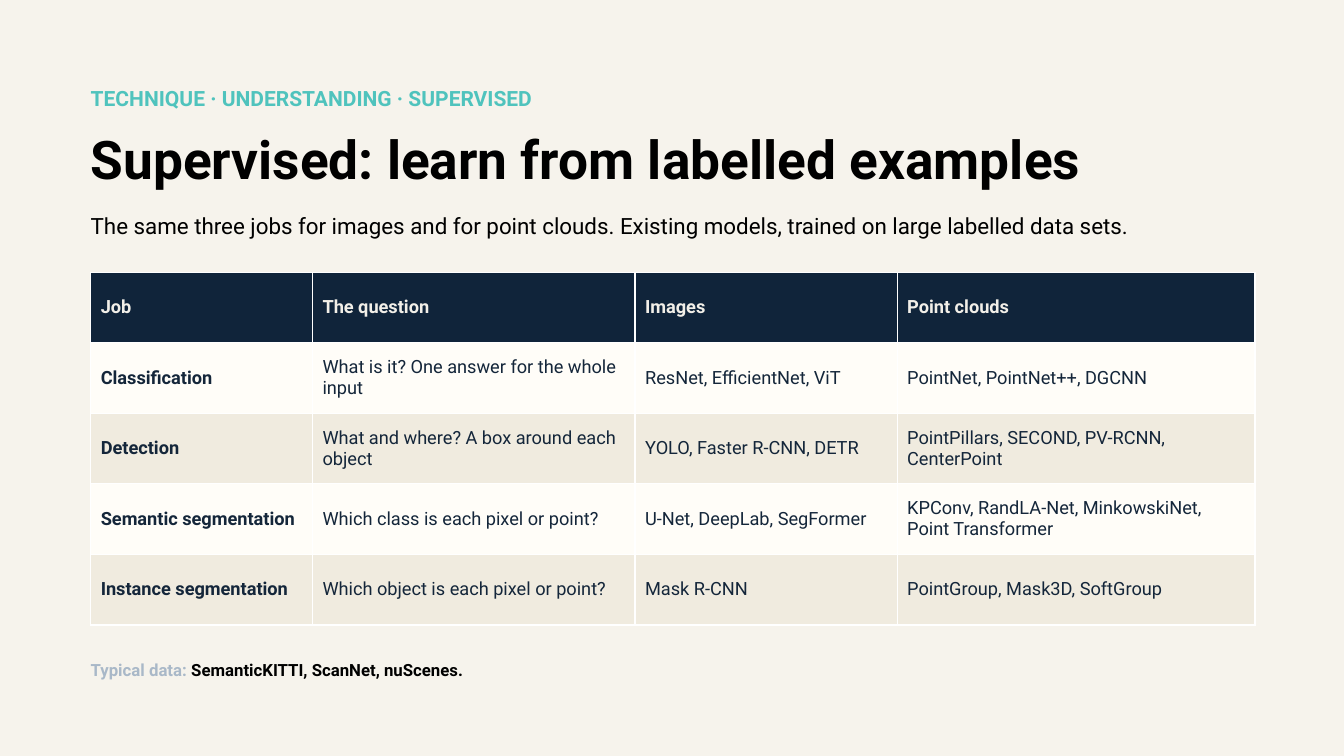
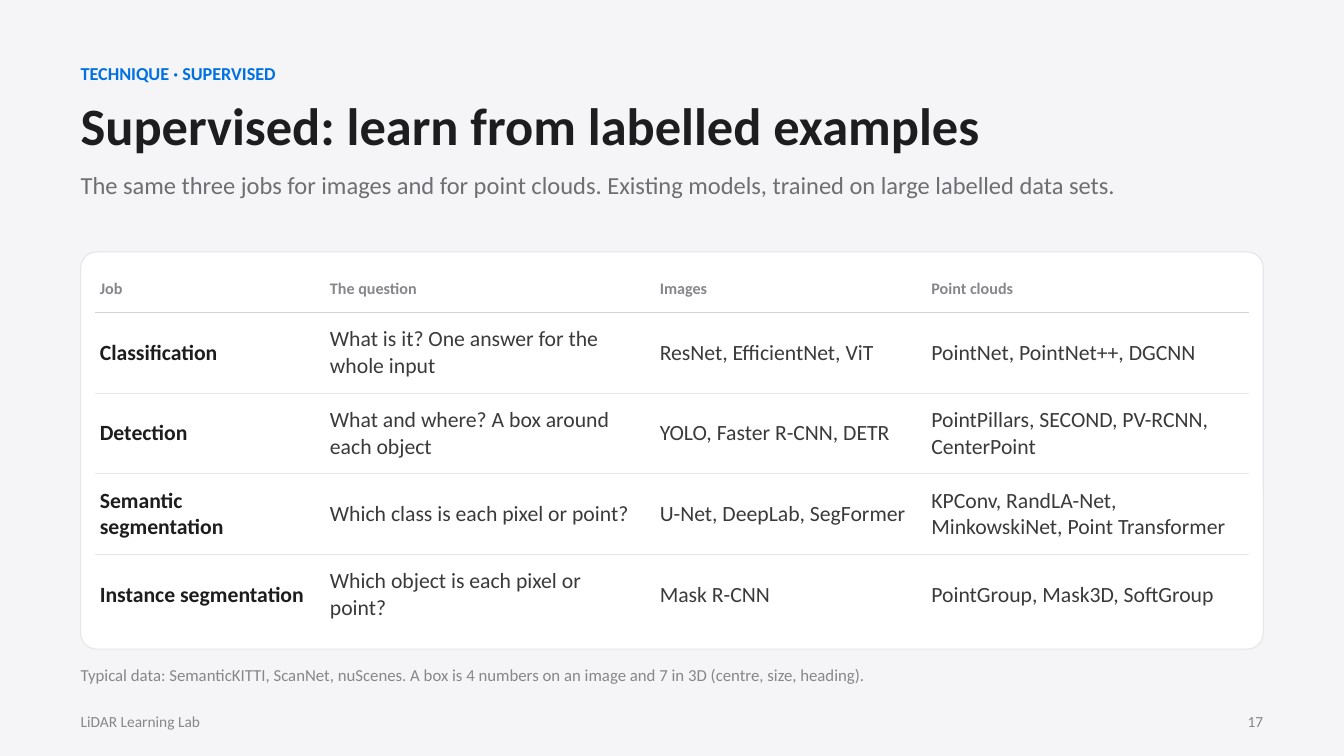
Before and after one commit to maninka123/lidar-learning-lab, a slide deck: slide 17 of presentation/LiDAR_Workshop_Slides.pptx. Drawn at 1344x756 pixels with LibreOffice and Linux fonts; fonts in the diff are those of the drawing. Boxes give left, top, right and bottom in pixels: in the first picture for what was removed or moved away, otherwise in the second. Text is boxed around its words. In the diff, an @@ line names an element or a change of style, - is before the commit and + after.

```diff
--- a/presentation/LiDAR_Workshop_Slides.pptx
+++ b/presentation/LiDAR_Workshop_Slides.pptx
@@ background #F6F3EC to #F5F5F7 @@
@@ text at box(81, 68, 275, 83): text changed; size 15 to 13 pt; font Roboto to Calibri; text colour #4FC3BD to #0071E3 @@
-TECHNIQUE · UNDERSTANDING · SUPERVISED
+TECHNIQUE · SUPERVISED
@@ text "Supervised: learn from labelled examples": place and size @@
-text "Supervised: learn from labelled examples" at box(91, 138, 1080, 190)
+text "Supervised: learn from labelled examples" at box(81, 108, 979, 154)
@@ text "Supervised: learn from labelled examples" at box(81, 108, 979, 154): size 38 to 37.5 pt, font Roboto to Calibri, text colour #000000 to #1D1D1F; less space between paragraphs @@
@@ text "The same three jobs for ...": place and size @@
-text "The same three jobs for ..." at box(91, 217, 1128, 239)
+text "The same three jobs for ..." at box(81, 177, 1115, 198)
@@ text "The same three jobs for ..." at box(81, 177, 1115, 198): size 16 to 17.5 pt, font Roboto to Calibri, text colour #000000 to #6E6E73; line spacing 1 to 1.1; less space between paragraphs @@
@@ rounded rectangle added at box(81, 252, 1263, 649), fill #FFFFFF, outline #E5E5EA 0.75 pt @@
@@ table at box(95, 266, 1248, 635) @@
@@ fill #10243A to none in row 1 @@
@@ fill #FFFDF8 to none in 8 cells @@
@@ fill #F0EBDF to none in 8 cells @@
@@ size 13 to 11.5 pt, text colour #F2EFE8 to #86868B in "Job", "The question", "Images", "Point clouds" @@
@@ font Roboto to Calibri, size 13 to 15.5 pt @@
@@ text colour #14263A to #1D1D1F in "Classification", "Detection", "Semantic segmentation", "Instance segmentation" @@
@@ text colour #14263A to #3A3A3C in "What is it? One answer for the ...", "ResNet, EfficientNet, ViT", "PointNet, PointNet++, DGCNN", "What and where? A box around each ..." and 8 more places @@
@@ borders changed @@
@@ table: place and size @@
-table at box(91, 272, 1255, 625)
+table at box(95, 266, 1248, 635)
@@ text at box(81, 669, 864, 684): text changed; font Roboto to Calibri; text colour #000000 to #86868B; bold off @@
-Typical data: SemanticKITTI, ScanNet, nuScenes.
+Typical data: SemanticKITTI, ScanNet, nuScenes. A box is 4 numbers on an image and 7 in 3D (centre, size, heading).
@@ text added at box(81, 716, 200, 730), 11 pt, text #86868B @@
+LiDAR Learning Lab
@@ text added at box(1248, 717, 1264, 727), 11 pt, text #86868B @@
+17
```
Also in this commit, not shown: 22 other slides changed, 2 slides added, 2 slides removed.
